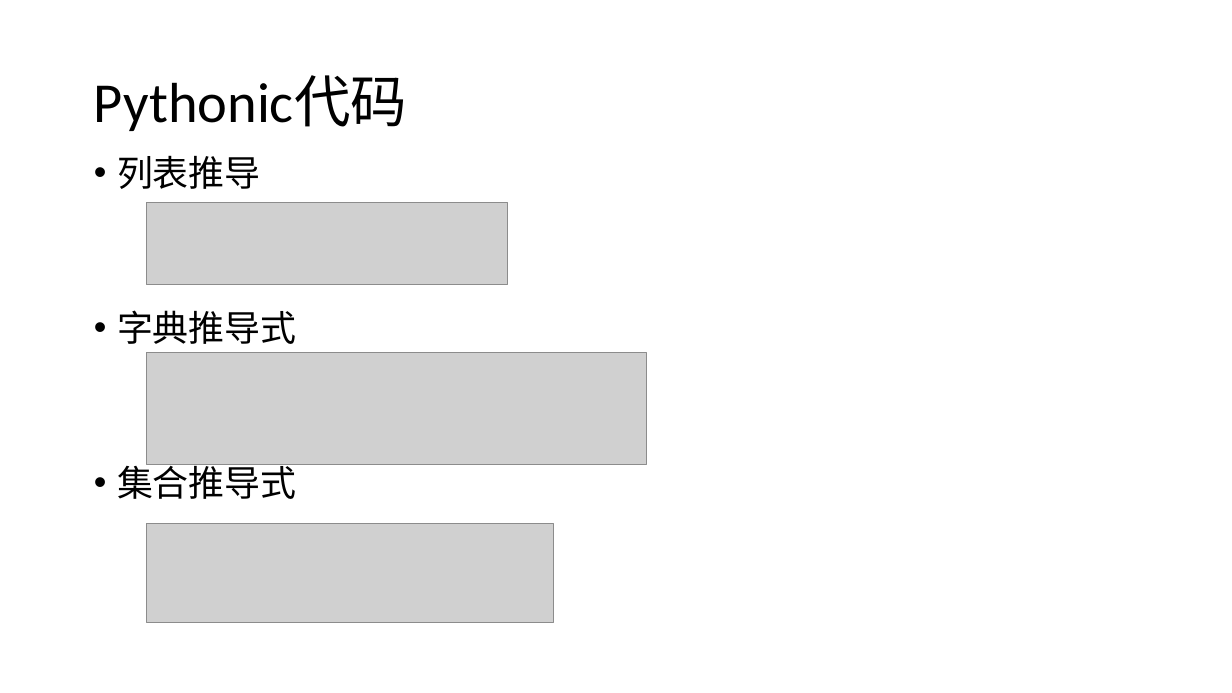
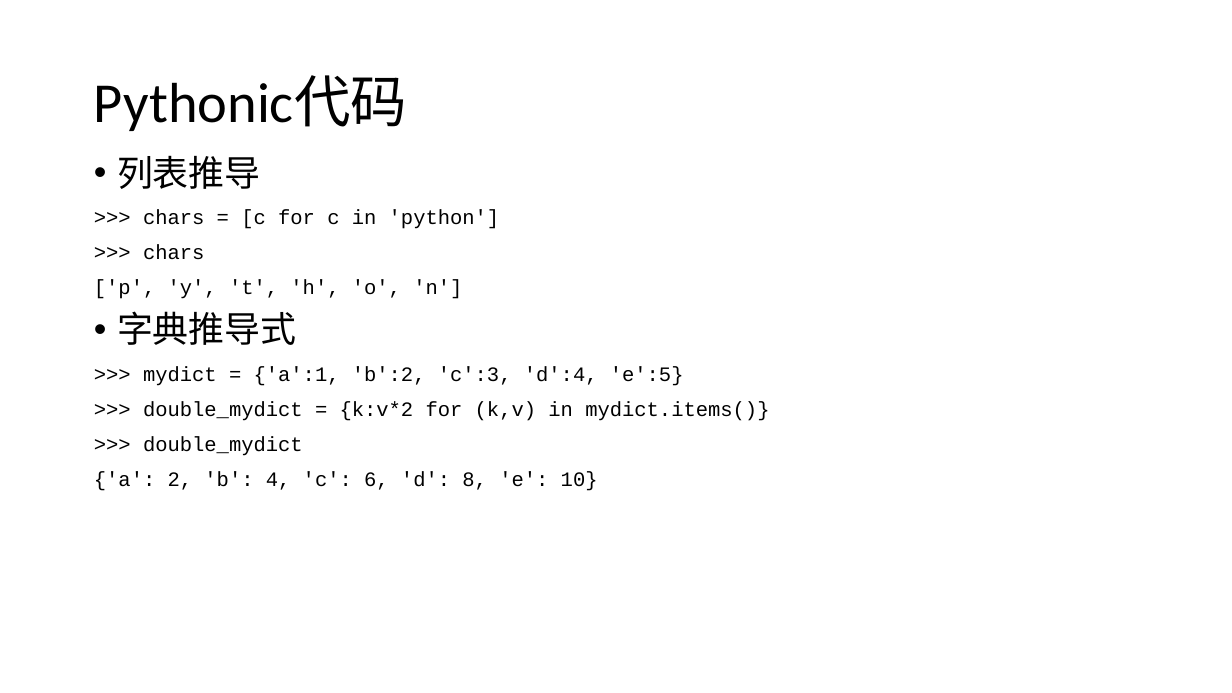
Before and after one commit to gougjp/test_auto, a slide deck: slide 10 of Python和自动化测试.pptx (slide 9 before the commit). Drawn at 1232x693 pixels with LibreOffice and Linux fonts; fonts in the diff are those of the drawing; grey boxes stand for pictures. Boxes give left, top, right and bottom in pixels: in the first picture for what was removed or moved away, otherwise in the second. Text is boxed around its words. In the diff, an @@ line names an element or a change of style, - is before the commit and + after.

```diff
--- a/Python和自动化测试.pptx
+++ b/Python和自动化测试.pptx
@@ text at [94,209,500,299]: paragraphs added @@
+>>> chars = [c for c in 'python']
+>>> chars
+['p', 'y', 't', 'h', 'o', 'n']
@@ picture removed at [147,202,508,285] @@
@@ picture removed at [147,353,647,465] @@
@@ text at [94,366,769,491]: text changed; size 28 to 16 pt; font Calibri to Courier New @@
-• 集合推导式
+>>> mydict = {'a':1, 'b':2, 'c':3, 'd':4, 'e':5}
+>>> double_mydict = {k:v*2 for (k,v) in mydict.items()}
+>>> double_mydict
+{'a': 2, 'b': 4, 'c': 6, 'd': 8, 'e': 10}
@@ picture removed at [147,524,554,623] @@
```
Also in this commit, not shown: 3 other slides changed, 7 slides added.
